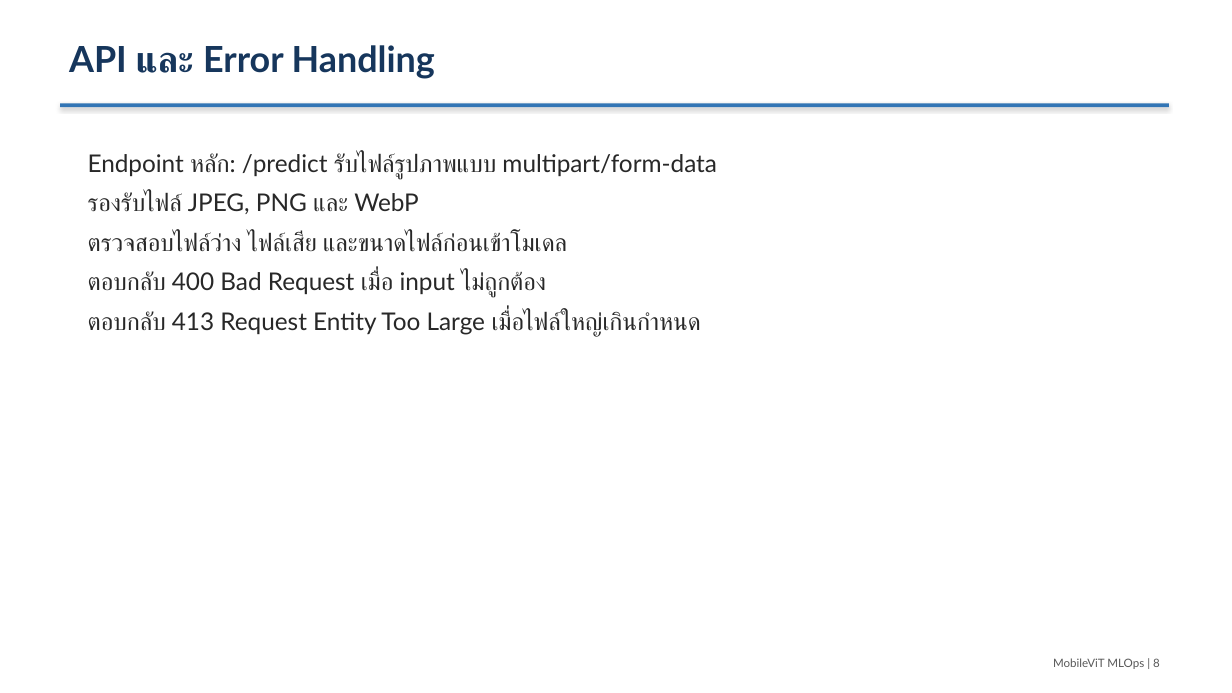
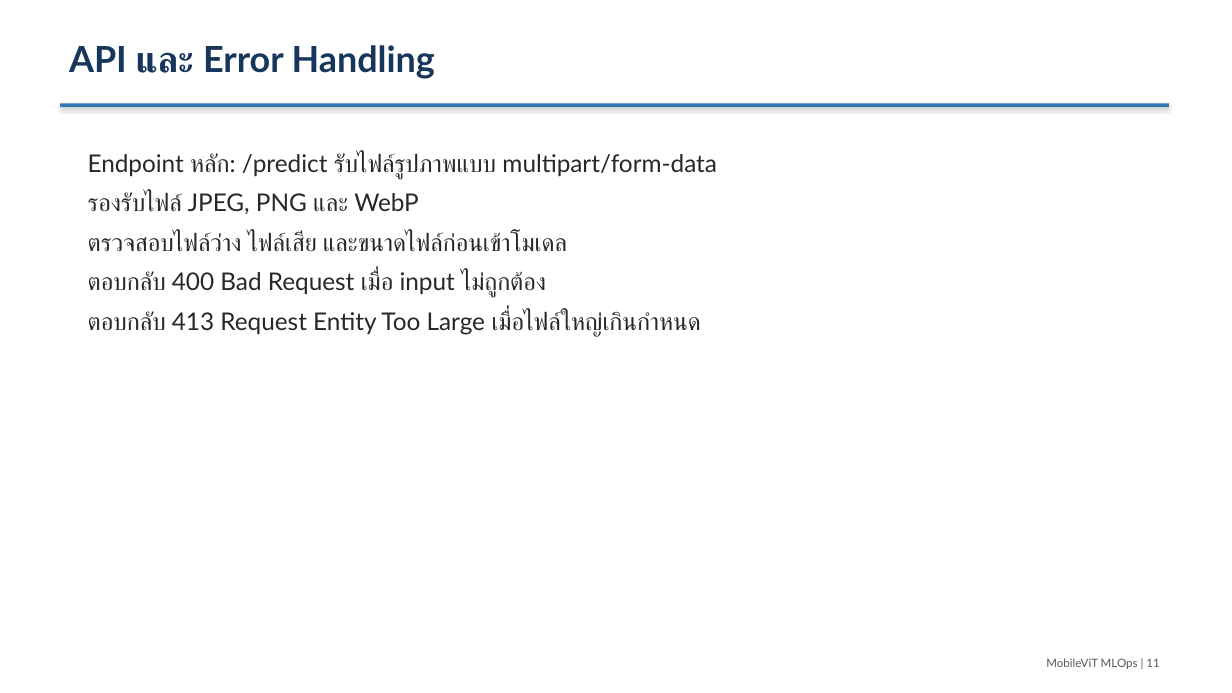
Before and after one commit to Tanasphon/AIE_MLOP_project, a slide deck: slide 11 of presentation/mobilevit_mlops_presentation.pptx (slide 8 before the commit). Drawn at 1232x693 pixels with LibreOffice and Linux fonts; fonts in the diff are those of the drawing. Boxes give left, top, right and bottom in pixels: in the first picture for what was removed or moved away, otherwise in the second. Text is boxed around its words. In the diff, an @@ line names an element or a change of style, - is before the commit and + after.

```diff
--- a/presentation/mobilevit_mlops_presentation.pptx
+++ b/presentation/mobilevit_mlops_presentation.pptx
@@ text at (1046,658,1159,669): text changed @@
-MobileViT MLOps | 8
+MobileViT MLOps | 11
```
Also in this commit, not shown: 6 other slides changed, 3 slides added, 1 other file.
